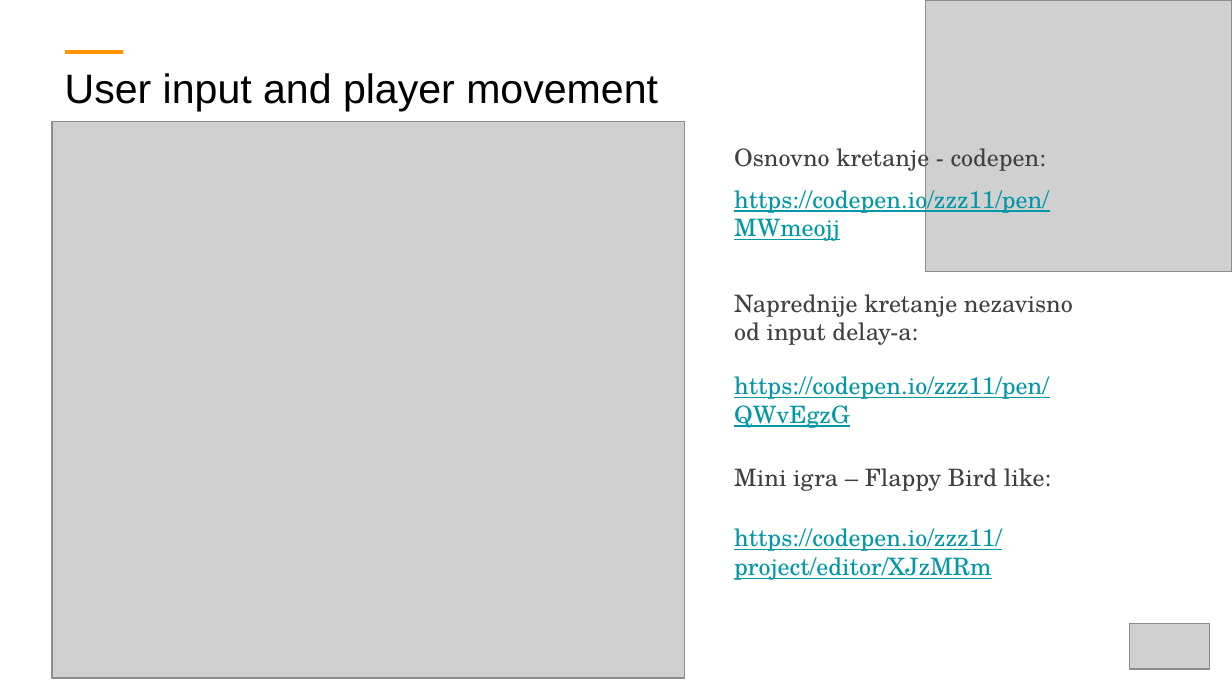
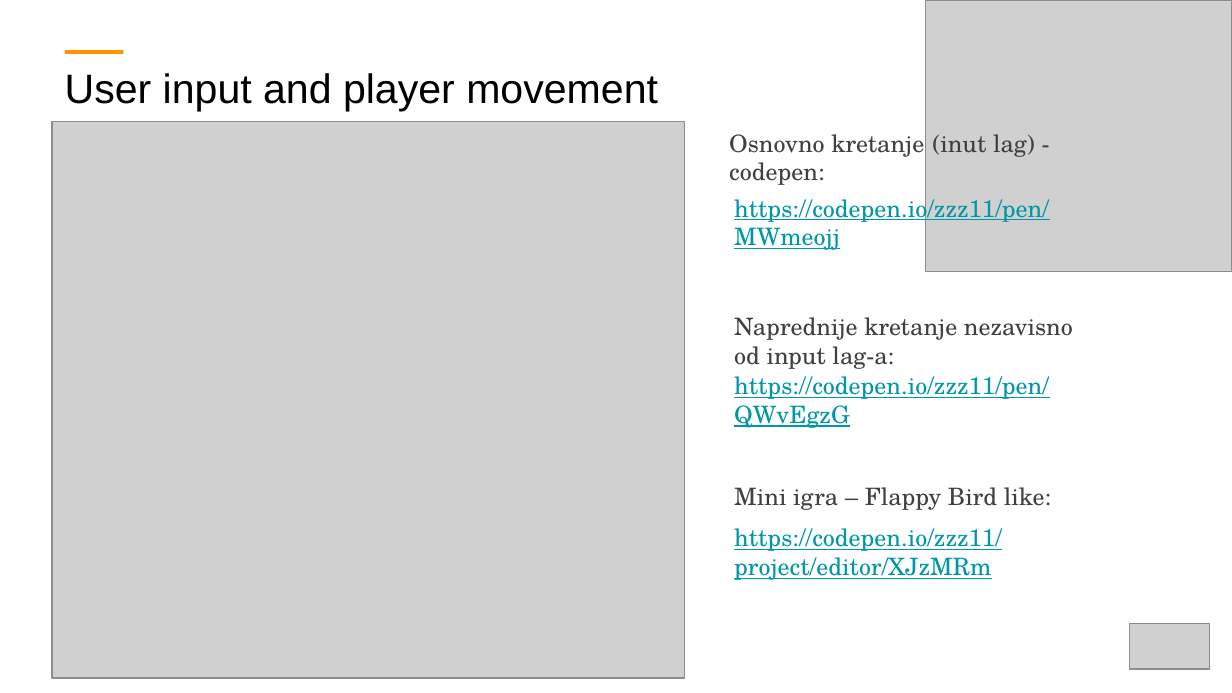
Before and after one commit to ObradovicZ/platformer, a slide deck: slide 8 of PPT-Prezentacija.pptx. Drawn at 1232x693 pixels with LibreOffice and Linux fonts; fonts in the diff are those of the drawing; grey boxes stand for pictures. Boxes give left, top, right and bottom in pixels: in the first picture for what was removed or moved away, otherwise in the second. Text is boxed around its words. In the diff, an @@ line names an element or a change of style, - is before the commit and + after.

Commit message:
Presentation updated

```diff
--- a/PPT-Prezentacija.pptx
+++ b/PPT-Prezentacija.pptx
@@ text at (729, 134, 1035, 185): text changed @@
-Osnovno kretanje - codepen:
+Osnovno kretanje (inut lag) - codepen:
@@ text "https://codepen.io/zzz11/pen/MWmeojj": place and size @@
-text "https://codepen.io/zzz11/pen/MWmeojj" at (734, 184, 1049, 241)
+text "https://codepen.io/zzz11/pen/MWmeojj" at (734, 193, 1049, 250)
@@ text at (734, 317, 1073, 369): text changed @@
-Naprednije kretanje nezavisno od input delay-a:
+Naprednije kretanje nezavisno od input lag-a:
@@ text "Mini igra – Flappy Bird ...": place and size @@
-text "Mini igra – Flappy Bird ..." at (734, 468, 1051, 491)
+text "Mini igra – Flappy Bird ..." at (734, 487, 1051, 510)
```
